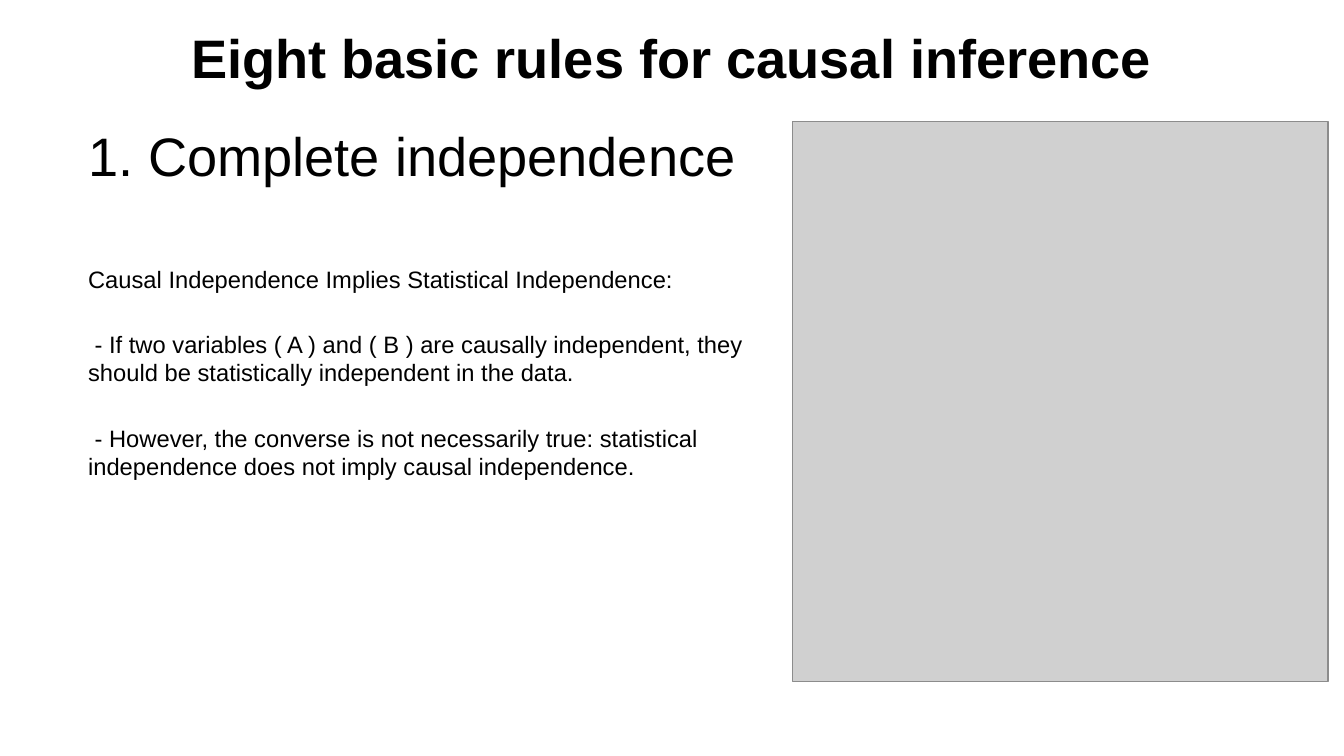
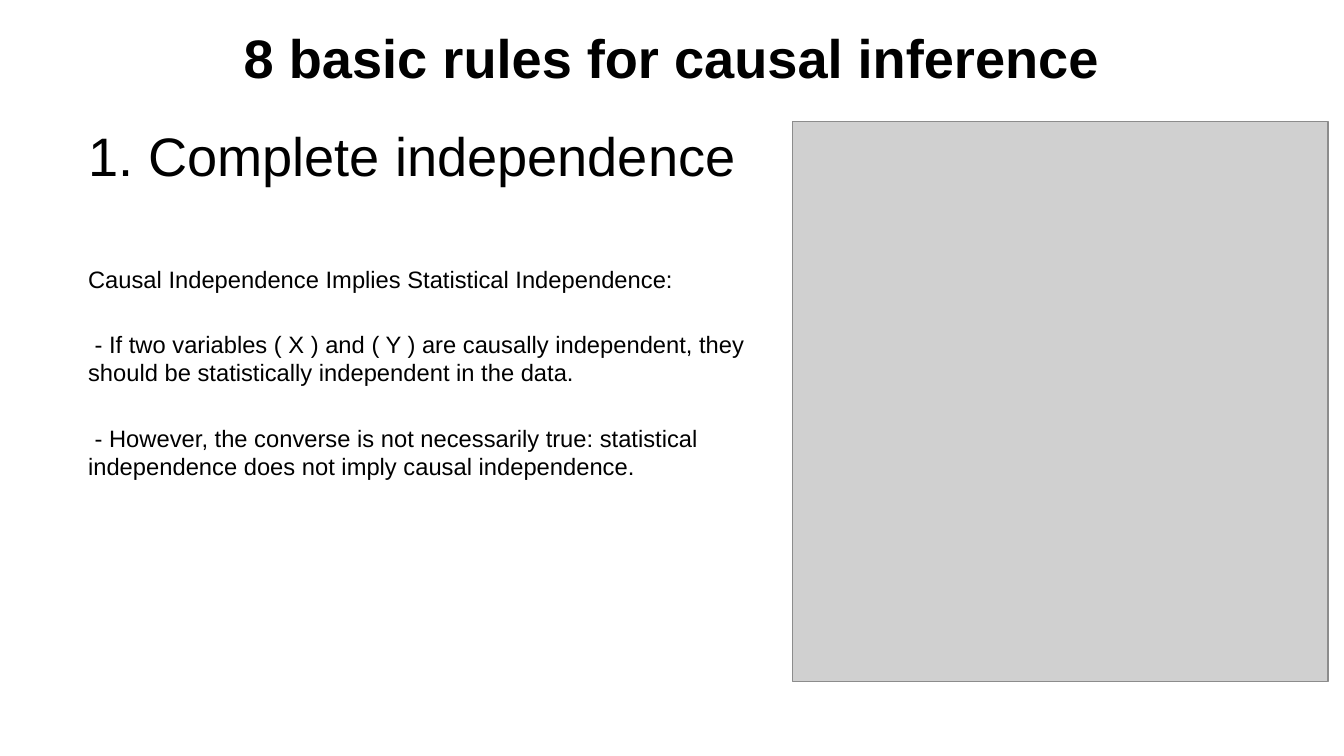
Before and after one commit to emoen/CausalityDiscoveryCrunchDAO, a slide deck: slide 10 of presentation/HIBRAIN_March_25.odp (slide 9 before the commit). Drawn at 1344x756 pixels with LibreOffice and Linux fonts; fonts in the diff are those of the drawing; grey boxes stand for pictures. Boxes give left, top, right and bottom in pixels: in the first picture for what was removed or moved away, otherwise in the second. Text is boxed around its words. In the diff, an @@ line names an element or a change of style, - is before the commit and + after.

Commit message:
update to presentation

```diff
--- a/presentation/HIBRAIN_March_25.odp
+++ b/presentation/HIBRAIN_March_25.odp
@@ title at (x1=244, y1=38, x2=1099, y2=79): text changed @@
-Eight basic rules for causal inference
+8 basic rules for causal inference
@@ text at (x1=88, y1=335, x2=744, y2=386): text changed @@
-- If two variables ( A ) and ( B ) are causally independent, they should be statistically independent in the data.
+- If two variables ( X ) and ( Y ) are causally independent, they should be statistically independent in the data.
```
Also in this commit, not shown: 7 other slides changed, 2 slides added.
